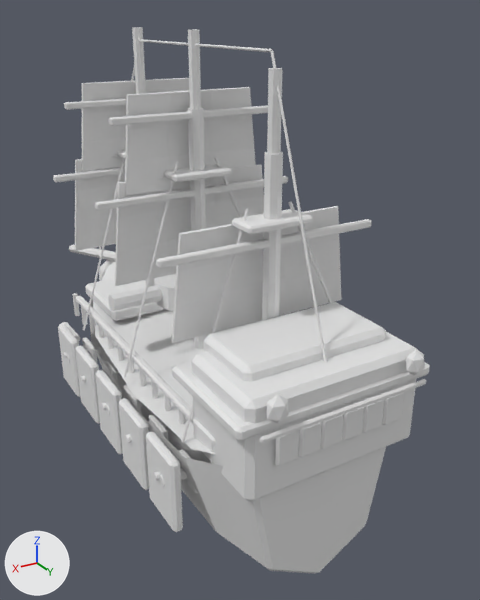
Before and after pictures for a commit that changed the FBX model Assets/Desktopirates/Resources/Models/EnemyShipsV04/enemy_ironclad_v04.fbx.
Before and after are seen from a 50 mm lens placed at (2.09, 4.05, 2.85), pointed at (-0.46, -0.2, 0.72). Every picture has the same lights, and +X, +Y and +Z are marked at lower left. The picture after the commit comes second. Where no turn or scale is listed for an object, it has been applied to the vertices.

The first picture shows 'Bowsprit_Main', 'Enemy_Corsair_Deck', 'Enemy_Corsair_Hull', 'Ironclad_Armor_Plate_-1_1', 'Mast_3_Lower', 'Sail_1_1', 'Sail_1_2', 'Sail_2_1', 'Sail_2_2', 'Sail_3_1', 'Stern_Gallery_Window_1', 'Stern_Gallery_Window_2', 'Stern_Gallery_Window_3', 'Stern_Gallery_Window_4', 'Stern_Gallery_Window_5', 'Stern_Gallery_Window_6', 'Stern_GreatCabin', 'Stern_Lantern_-1', 'Stern_Lantern_1', 'Stern_Quarterdeck', 'Upper_Stern_Castle' and 54 more.
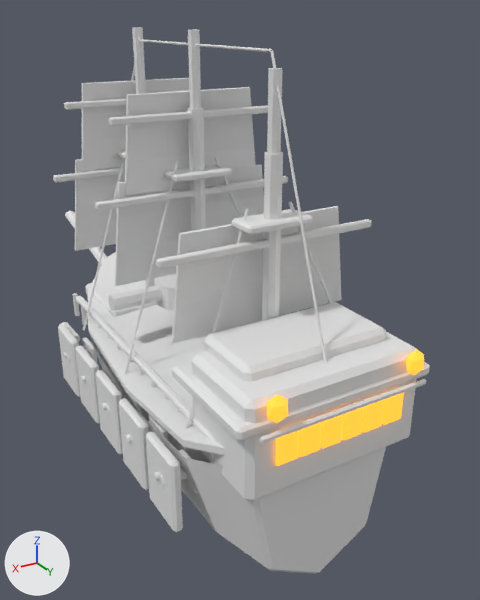
Location of each change, [x1, y1, x2, y2] in pixels of the pictures (480 x 600 px):
'Enemy_Corsair_Deck', reshaped: before [93, 262, 259, 455]; after [88, 252, 262, 455]
'Stern_Gallery_Window_1', recoloured, surface changed: [275, 430, 299, 466] in both
'Stern_Gallery_Window_2', recoloured, surface changed: [298, 422, 322, 457] in both
'Stern_Gallery_Window_3', recoloured, surface changed: [321, 414, 343, 449] in both
'Stern_Gallery_Window_4', recoloured, surface changed: [342, 407, 364, 440] in both
'Stern_Gallery_Window_5', recoloured, surface changed: [362, 400, 384, 433] in both
'Stern_Gallery_Window_6', recoloured, surface changed: [382, 392, 404, 425] in both
'Stern_Lantern_-1', recoloured, surface changed: [266, 395, 288, 423] in both
'Bowsprit_Main', turned: before [69, 245, 116, 261]; after [65, 211, 107, 265]
'Stern_Lantern_1', recoloured, surface changed: [406, 349, 424, 376] in both
'Forecastle_Deck', unchanged, covered by the edit: before [85, 278, 166, 321]; after [85, 283, 157, 317]

The edits, one by one:
Material 'GlassGlow_v03' (mat_glassglow_v03) changes colour from white #e7e7e7 to orange #ffa02c; in linear values from (0.8, 0.8, 0.8) to (1.0, 0.35, 0.025).
In material 'GlassGlow_v03' (mat_glassglow_v03), emission_strength is now set to 1.4.
In material 'GlassGlow_v03' (mat_glassglow_v03), emission_color is now set to (1.0, 0.35, 0.025), orange #ffa02c.
me_enemy_corsair_hull_deckmesh is used by ob_enemy_corsair_deck; location (0.0, 0.0, 0.0).
me_enemy_corsair_hull_deckmesh had 18 vertices, 10 faces and spanned x -0.69..0.69, y -1.64..1.55, z 0.46..0.73.
me_enemy_corsair_hull_deckmesh now has 36 vertices, 34 faces and spans x -0.74..0.74, y -1.64..1.55, z 0.5..0.82.
me_enemy_corsair_hull_deckmesh part 1: the whole mesh is rebuilt.
Object 'Bowsprit_Main' (ob_bowsprit_main) turns from (77, 0, 180) to (-77, 0, 180) degrees about x, y and z.
